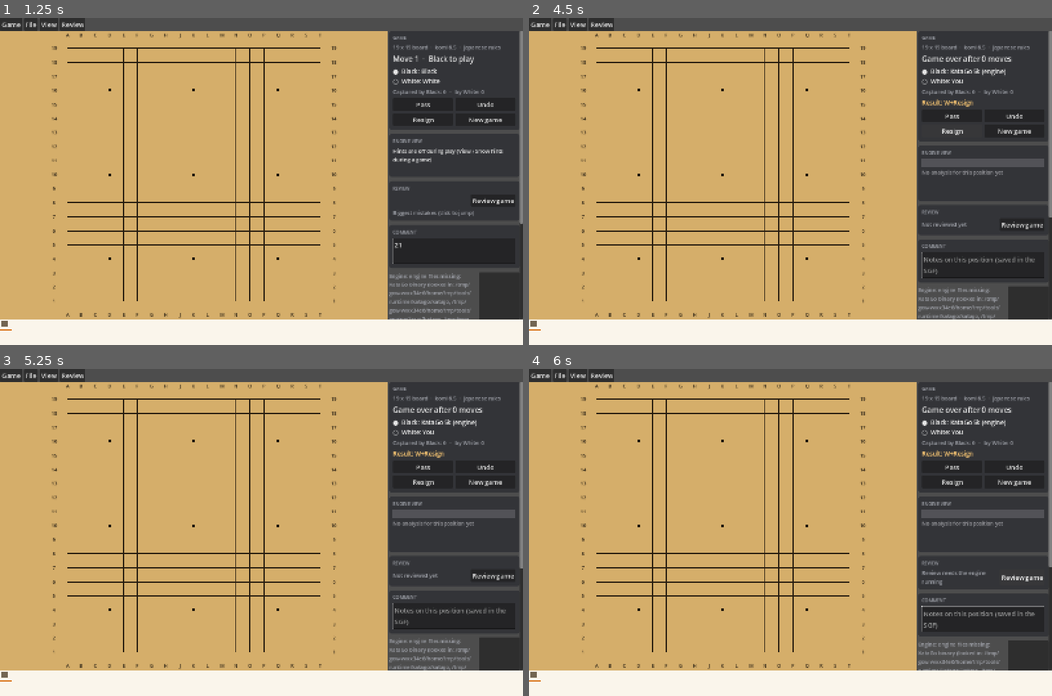
Above: before the commit, frames 1-4 (two rows, left to right).
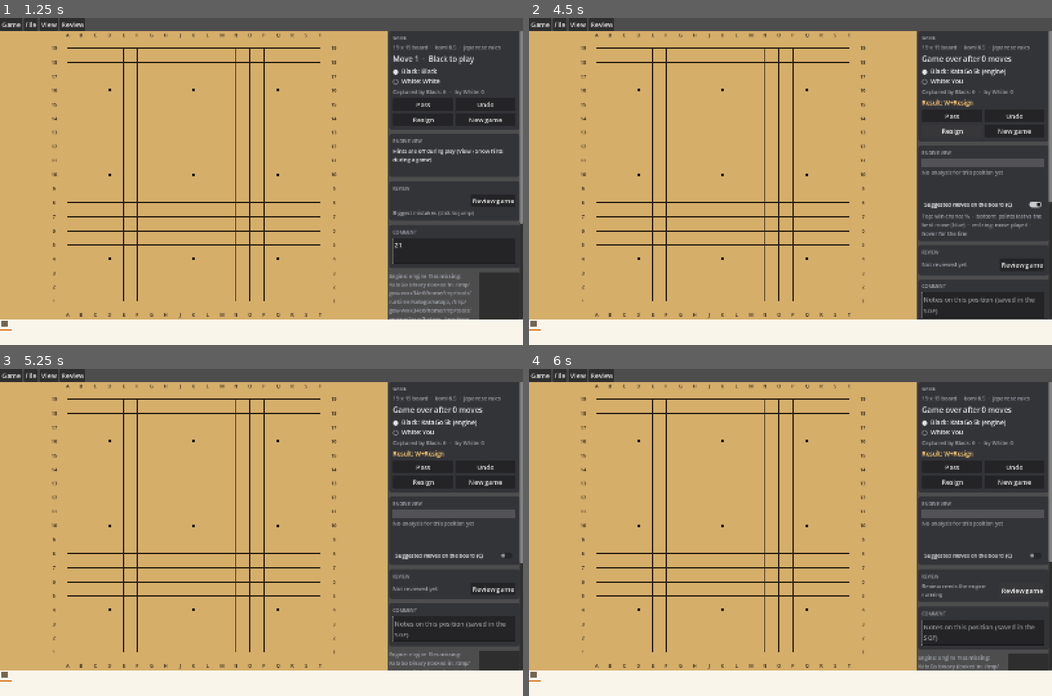
Above: after the commit, the same moments.

Repository: bgenerowicz/go_game
Game: Godot game, scene res://main.tscn
Same seed, same stepped clock (60 frames per second), same inputs: the game is played once before the commit and once after it.
Inputs (mouse positions are in pixels of both pictures, inside the frame that each line leads up to):
- Up to frame 1 (1.25 s): click (455, 250) at 0.52 s; type "12" at 0.6 s
- Up to frame 2 (4.5 s): click "New game" at 1.25 s; click "New game" at 2 s; click "Pass" at 2.75 s; click "Undo" at 3.5 s; click "Resign" at 4.25 s
- Up to frame 3 (5.25 s): click (455, 555) at 5 s, where only the run after the commit has a clickable "Suggested moves on the board …"
- Up to frame 4 (6 s): click "Review game" at 5.75 s

Frame 1 is identical in both runs. In frame 2, 3.8% of the frame differs, in the area x 74-100%, y 56-93%; in frame 3, 3.0%; in frame 4, 3.2%.

Commit message:
Add an on-screen toggle and key for the suggestion circles
The circles could only be hidden through View > "Candidate circles".
The Engine view card now has a "Suggested moves on the board (C)"
switch with a one-line key to what the numbers mean, the C key toggles
it, and the menu item is renamed to match. All three stay in step
through the saved setting. The switch and explanation only show when
the engine's view is visible (review, or hints on).

Co-Authored-By: Claude Opus 5.5 <noreply@anthropic.com>

Diff:
--- a/scripts/ui/main.gd
+++ b/scripts/ui/main.gd
@@ -19,6 +19,9 @@
 var analysis_label: Label
 ## Small second line under the turn: review-mode help.
 var mode_label: Label
+## Engine view: shows/hides the suggestion circles on the board.
+var candidates_toggle: CheckButton
+var _circles_help: Label
 ## Side-panel parts that change with the mode (see _update_panel_mode).
 var _actions: GridContainer
 var _review_card: Control
@@ -284,7 +287,7 @@
 	view_menu.add_check_item("Coordinates", 20)
 	view_menu.add_check_item("Move numbers", 21)
 	view_menu.add_check_item("Review mode", 22)
-	view_menu.add_check_item("Candidate circles", 23)
+	view_menu.add_check_item("Suggested moves on the board (C)", 23)
 	view_menu.add_check_item("Ownership heatmap", 24)
 	view_menu.add_check_item("Live analysis", 25)
 	# PLAN 6.1: analysis output is hidden during a game unless this is ticked.
@@ -357,6 +360,19 @@
 	# PLAN 6.2 ownership overlay: "Show 'Black +x.x' score estimate".
 	ownership_label = _text_label("OwnershipEstimate", FONT_SMALL, COLOR_MUTED)
 	view.add_child(ownership_label)
+	candidates_toggle = CheckButton.new()
+	candidates_toggle.name = "ShowCandidates"
+	candidates_toggle.text = "Suggested moves on the board (C)"
+	candidates_toggle.focus_mode = Control.FOCUS_NONE
+	candidates_toggle.add_theme_font_size_override("font_size", FONT_SMALL)
+	candidates_toggle.toggled.connect(func(on: bool) -> void:
+		_set_view_setting("show_candidates", on))
+	view.add_child(candidates_toggle)
+	var circles_help: Label = _text_label("CandidatesHelp", FONT_SMALL, COLOR_MUTED)
+	_circles_help = circles_help
+	circles_help.text = "Top: win chance %  ·  bottom: points lost vs the best " \
+		+ "move (blue)  ·  red ring: move played  ·  hover for the line"
+	view.add_child(circles_help)
 
 	# --- Review: progress, then the clickable mistake list ------------------
 	var review_box: VBoxContainer = _section(panel, "ReviewCard", "Review")
@@ -415,7 +431,7 @@
 	footer.add_child(restart_button)
 	panel.add_child(footer)
 	var hint: Label = _text_label("Keys", FONT_SMALL, COLOR_MUTED)
-	hint.text = "← → move   ↑ ↓ variation   Home/End   P pass   U undo   " \
+	hint.text = "← → move   ↑ ↓ variation   Home/End   P pass   U undo   C suggestions   " \
 		+ "Ctrl+O open   Ctrl+S save"
 	panel.add_child(hint)
 	return panel
@@ -943,6 +959,13 @@
 func _update_panel_mode() -> void:
 	if mode_label != null:
 		mode_label.visible = mode == "review"
+	# The circle toggle and its explanation only matter when the engine's view
+	# is on screen; during play with hints off the card stays a single line.
+	var hints: bool = _hints_visible()
+	if candidates_toggle != null:
+		candidates_toggle.visible = hints
+	if _circles_help != null:
+		_circles_help.visible = hints and board_view != null and board_view.show_candidates
 	if _actions != null:
 		_actions.visible = mode == "play"
 	var reviewed: bool = review != null
@@ -1179,8 +1202,18 @@
 			var settings: Node = get_node_or_null("/root/Settings")
 			if settings == null:
 				return
-			settings.set_value(key, not bool(settings.get(key)))
-			settings.save_settings()  # emits settings_changed -> _apply_settings
+			_set_view_setting(key, not bool(settings.get(key)))
+
+
+## Sets one overlay toggle. It lives in Settings so it persists, and the save
+## emits settings_changed, which brings the board, the View menu and the side
+## panel checkbox into step (_apply_settings).
+func _set_view_setting(key: String, value: bool) -> void:
+	var settings: Node = get_node_or_null("/root/Settings")
+	if settings == null or bool(settings.get(key)) == value:
+		return
+	settings.set_value(key, value)
+	settings.save_settings()
 
 
 ## The Settings key behind each View-menu overlay toggle.
@@ -1278,6 +1311,11 @@
 			flow.tree.go_to_main_line_end()
 			_refresh()
 			accept_event()
+		KEY_C:
+			var settings_node: Node = get_node_or_null("/root/Settings")
+			if settings_node != null:
+				_set_view_setting("show_candidates", not bool(settings_node.show_candidates))
+			accept_event()
 		KEY_P:
 			if mode == "review":
 				var added: GameNode = flow.add_pass_variation()
@@ -1467,6 +1505,7 @@
 		board_view.show_coordinates = bool(settings.show_coordinates)
 		board_view.show_move_numbers = bool(settings.show_move_numbers)
 		_sync_view_checks()
+		_update_panel_mode()
 		_refresh()
 
 
@@ -1477,6 +1516,8 @@
 	var settings: Node = get_node_or_null("/root/Settings")
 	if settings == null:
 		return
+	if candidates_toggle != null:
+		candidates_toggle.set_pressed_no_signal(bool(settings.show_candidates))
 	for pair in [[20, "show_coordinates"], [21, "show_move_numbers"],
 			[23, "show_candidates"], [24, "show_ownership"], [26, "show_hints"]]:
 		var id: int = int(pair[0])
